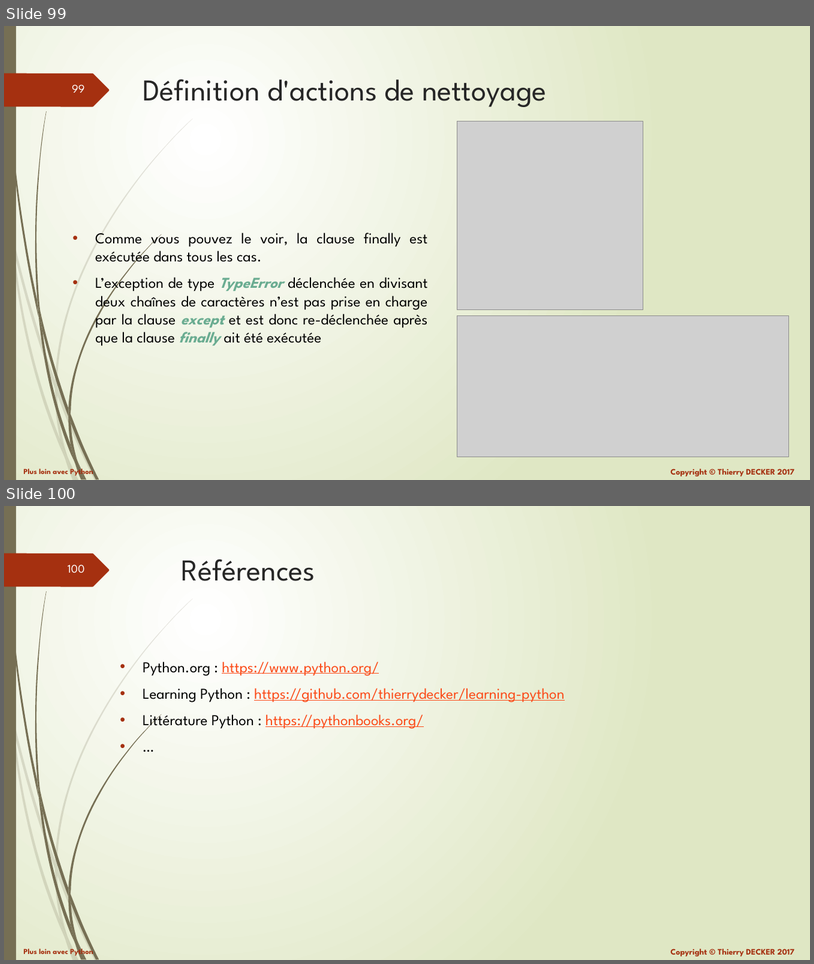
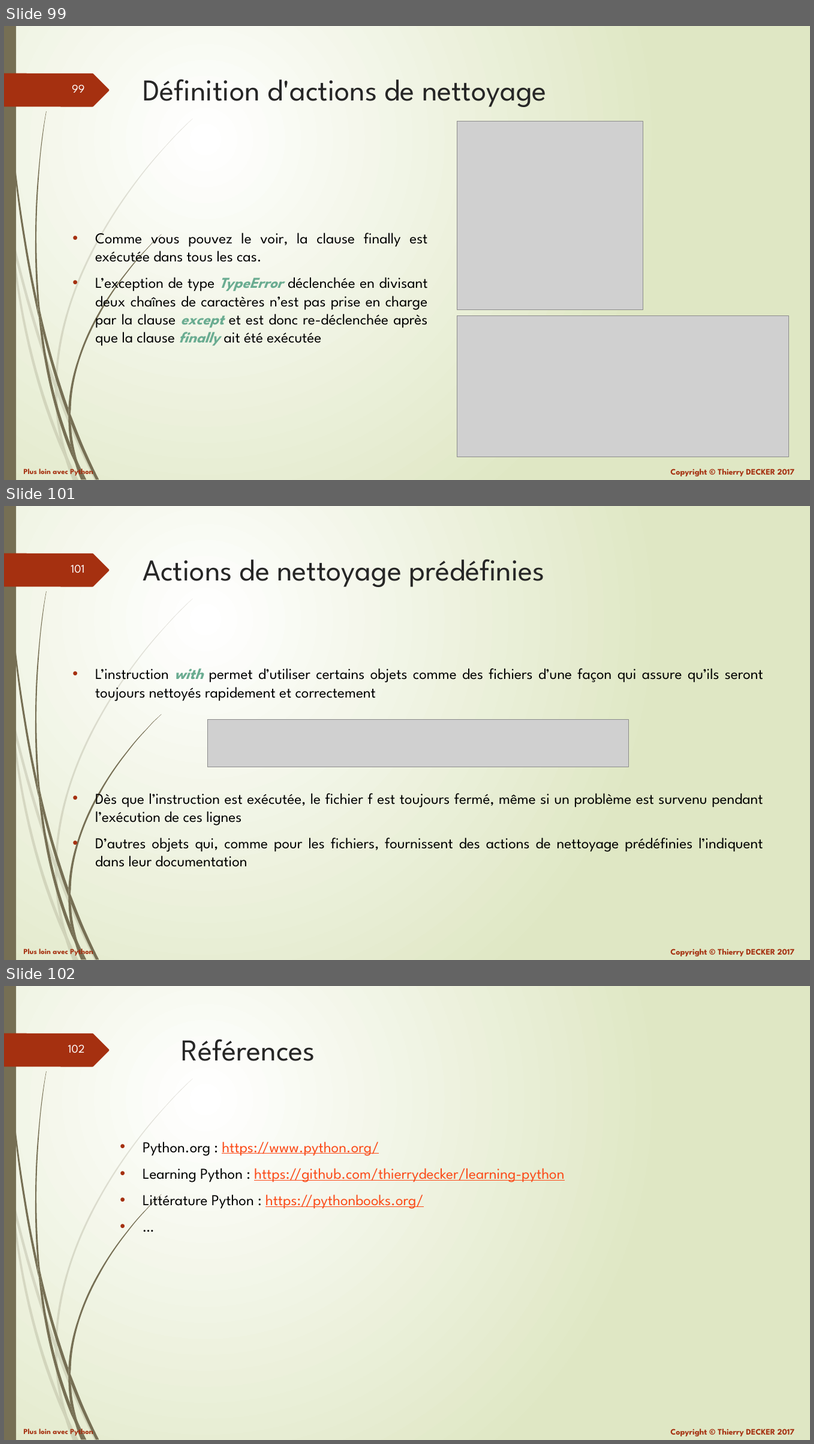
Before and after one commit to VikmanTheRacoon/learning-python, a slide deck: documentations/python-102.pptx. Shown one above the other, each under a label of ours: slides 99 and 100 before the commit, slides 99, 101 and 102 after it; the slides between them are not shown. The pictures are 814x964 and 814x1444 pixels, drawn with LibreOffice and Linux fonts; fonts in the diff are those of the drawing; grey boxes stand for pictures. Boxes give left, top, right and bottom in pixels: in the first picture for what was removed or moved away, otherwise in the second. Text is boxed around its words. In the diff, an @@ line names an element or a change of style, - is before the commit and + after.

Commit message:
Updated documentations

```diff
--- a/documentations/python-102.pptx
+++ b/documentations/python-102.pptx
@@ slide 101 added at (4,506,810,960), background gradient #FFFFFF to #DFE8C4; not listed: 27 template elements that a slide beside it also shows @@
@@ title added at (143,559,545,587), 36 pt, text #262626 @@
+Actions de nettoyage prédéfinies
@@ text added at (95,668,764,867), 18 pt, text #000000 @@
+• L’instruction with permet d’utiliser certains objets comme des fichiers d’une façon qui assure qu’ils seront toujours nettoyés rapidement et correctement
+• Dès que l’instruction est exécutée, le fichier f est toujours fermé, même si un problème est survenu pendant l’exécution de ces lignes
+• D’autres objets qui, comme pour les fichiers, fournissent des actions de nettoyage prédéfinies l’indiquent dans leur documentation
@@ picture added at (208,719,629,767) @@
@@ what was slide 100 is now slide 102 @@
@@ page number at (68,1045,85,1053): text changed @@
-100
+102
```
Also in this commit, not shown: 1 other slide added, 1 other file.
